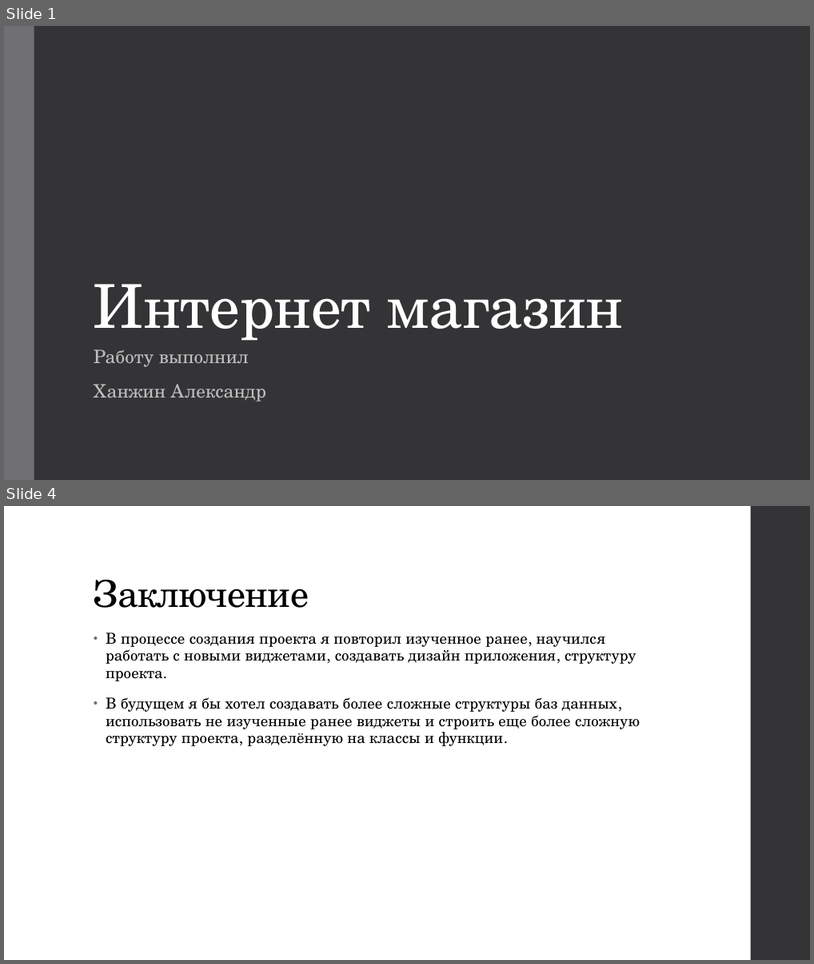
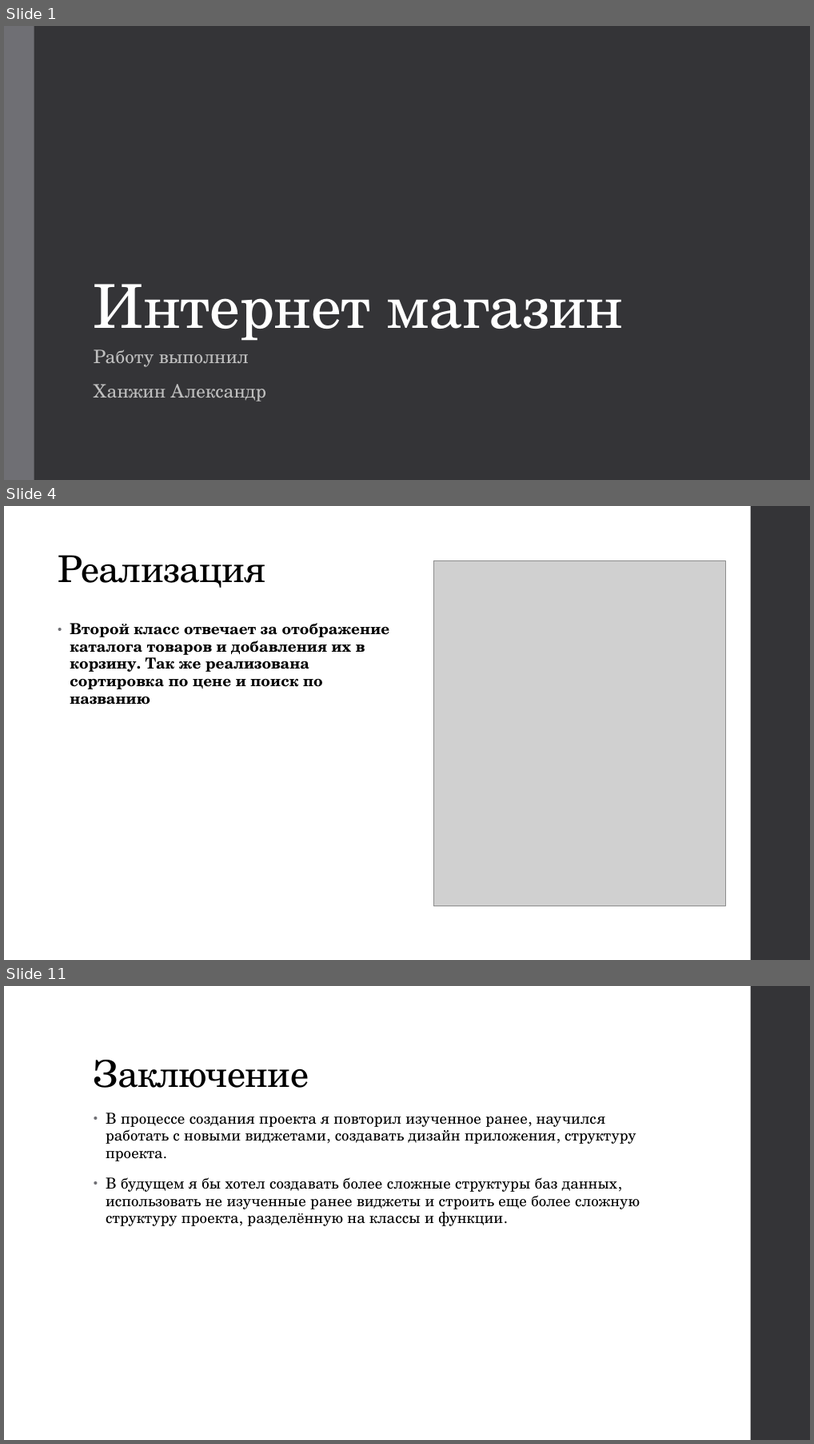
Before and after one commit to Asklit/online_store_public, a slide deck: online_store.pptx. Shown one above the other, each under a label of ours: slides 1 and 4 before the commit, slides 1, 4 and 11 after it; the slides between them are not shown. The pictures are 814x964 and 814x1444 pixels, drawn with LibreOffice and Linux fonts; fonts in the diff are those of the drawing; grey boxes stand for pictures. Boxes give left, top, right and bottom in pixels: in the first picture for what was removed or moved away, otherwise in the second. Text is boxed around its words. In the diff, an @@ line names an element or a change of style, - is before the commit and + after.

```diff
--- a/online_store.pptx
+++ b/online_store.pptx
@@ slide 4 added at [4, 506, 810, 960], background #FFFFFF; not listed: 1 template element that a slide beside it also shows @@
@@ title added at [58, 555, 266, 588], 44 pt, text #000000 @@
+Реализация
@@ picture added at [434, 561, 726, 906] @@
@@ text added at [70, 623, 390, 704], 18 pt, text #000000, bold @@
+• Второй класс отвечает за отображение каталога товаров и добавления их в корзину. Так же реализована сортировка по цене и поиск по названию
@@ what was slide 4 is now slide 11 @@
```
Also in this commit, not shown: 2 slides changed, 6 other slides added.
